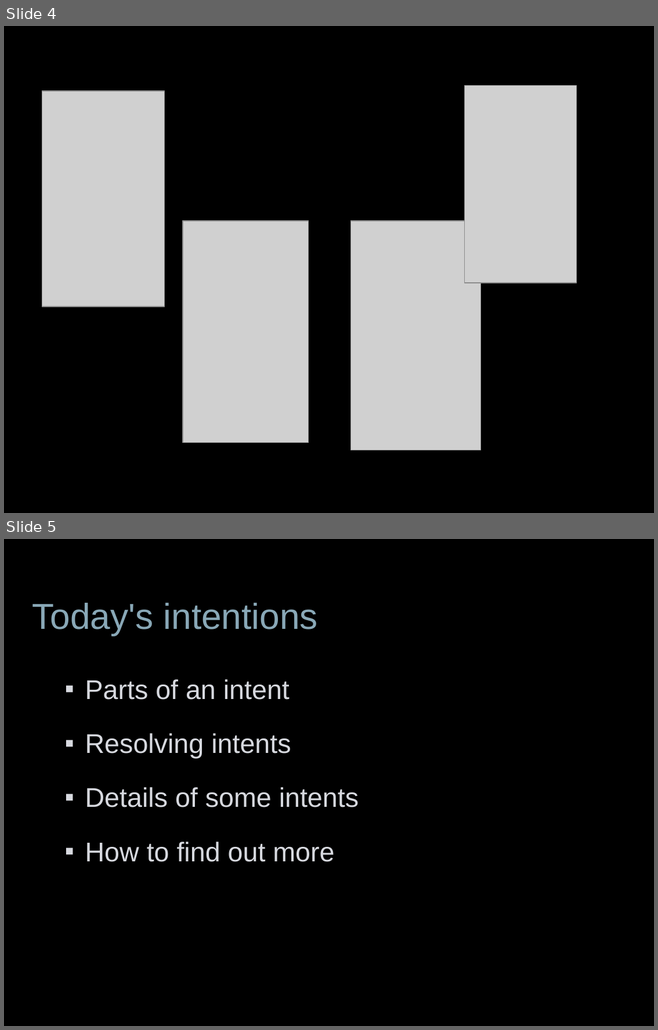
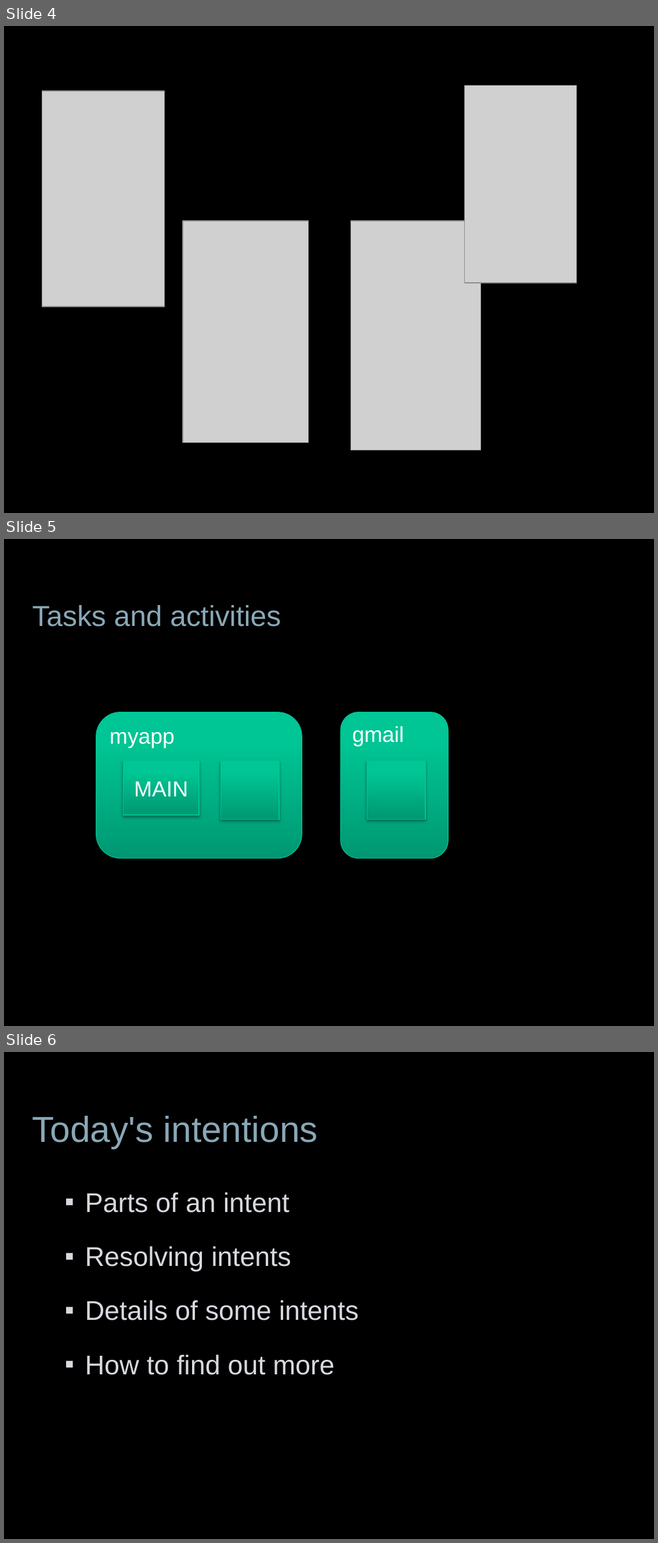
Before and after one commit to jessitron/Tronsmit, a slide deck: presentations/DevTeach-Intents.pptx. Shown one above the other, each under a label of ours: slides 4 and 5 before the commit, slides 4, 5 and 6 after it. The pictures are 658x1030 and 658x1543 pixels, drawn with LibreOffice and Linux fonts; fonts in the diff are those of the drawing; grey boxes stand for pictures; background and template pictures are left out. Boxes give left, top, right and bottom in pixels: in the first picture for what was removed or moved away, otherwise in the second. Text is boxed around its words. In the diff, an @@ line names an element or a change of style, - is before the commit and + after.

```diff
--- a/presentations/DevTeach-Intents.pptx
+++ b/presentations/DevTeach-Intents.pptx
@@ slide 5 added at (4, 539, 654, 1026), background picture (left out) @@
@@ title added at (32, 605, 281, 627), 32 pt, text #89A8B7 @@
+Tasks and activities
@@ rounded rectangle added at (96, 712, 302, 859), fill gradient #009872 to #00C694 to #00C795, outline #00C896 0.75 pt, 24 pt, text #FFFFFF @@
+myapp
@@ rounded rectangle added at (340, 712, 448, 859), fill gradient #009872 to #00C694 to #00C795, outline #00C896 0.75 pt, 24 pt, text #FFFFFF @@
+gmail
@@ rectangle added at (123, 761, 199, 815), fill gradient #009872 to #00C694 to #00C795, outline #00C896 0.75 pt, 24 pt, text #FFFFFF @@
+MAIN
@@ rectangle added at (220, 761, 279, 820), fill gradient #009872 to #00C694 to #00C795, outline #00C896 0.75 pt @@
@@ rectangle added at (366, 761, 425, 820), fill gradient #009872 to #00C694 to #00C795, outline #00C896 0.75 pt @@
@@ what was slide 5 is now slide 6 @@
```
Also in this commit, not shown: 8 other files.
